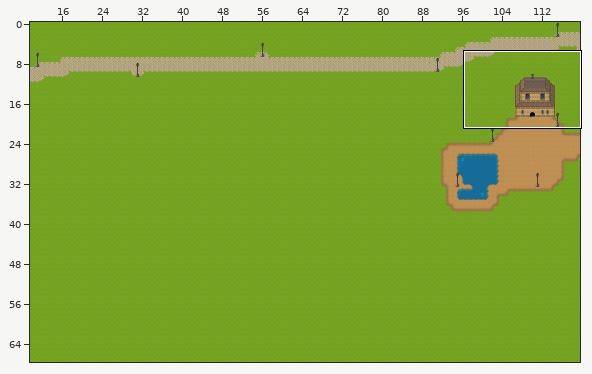
Tiled map (JSON): assets/maps/west.json. Above, an overview of the earlier version with the close-up marked.
Close-up. Before the commit:
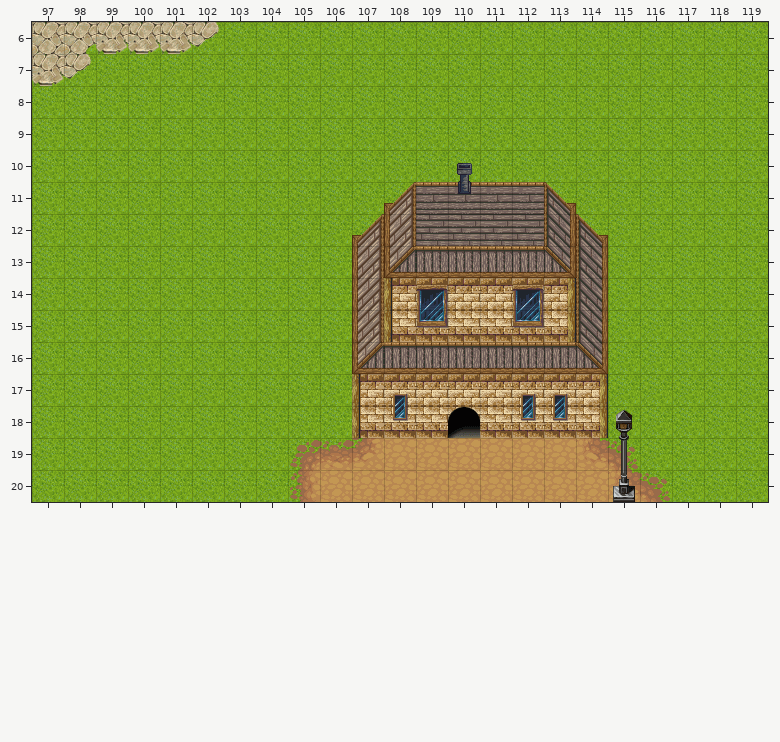
Cells are 32x32 px. Shown: x 97..119, y 6..20. The commit also changed other parts of the map, which this record leaves out.
New version:
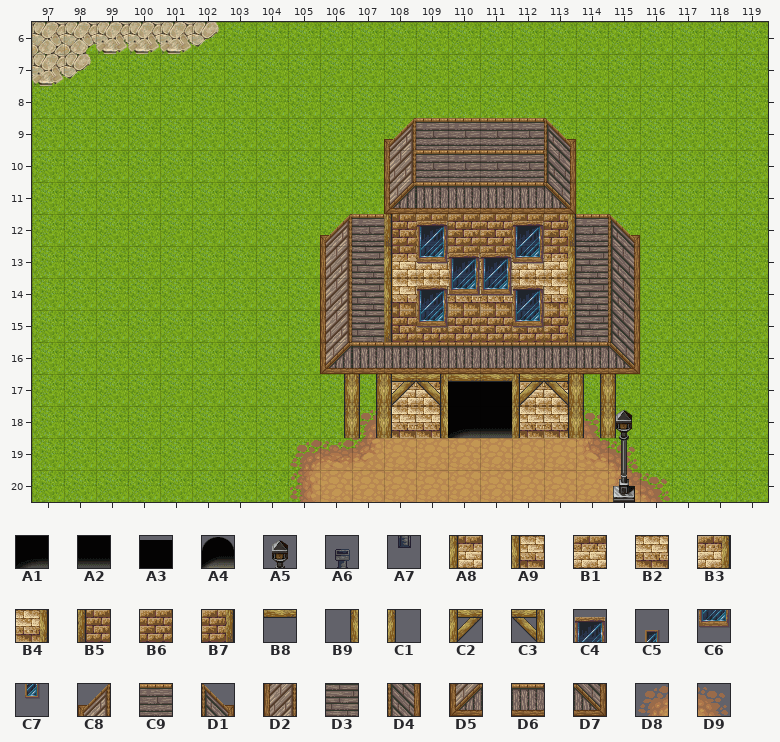
Key: from "freetileset": A1 963, A2 964, A3 965, A4 966, A5 1540; from "hyptosis_til-art-batch-2": A6 679, A7 709; from "magecity v1": A8 35, A9 35 flipped up-down, B1 36, B2 36 flipped up-down, B3 37, B4 37 flipped up-down, B5 40, B6 41, B7 42, B8 101, B9 101 flipped on the other diagonal, C1 101 turned 270, C2 102, C3 102 flipped left-right, C4 153, C5 155, C6 161, C7 163, C8 184, C9 185, D1 186, D2 192, D3 193, D4 194, D5 200, D6 201, D7 202; from "terrain": D8 42, D9 44.
__ is an empty cell.
Tiles replaced or removed in this view: A4, A5, A6, A7, A8, A9, B1, B2, B3, B4, C5, C7, C8, C9, D1, D2, D3, D4, D5, D6, D7.
The edit:
Changed rows in their new state; .. is an unchanged cell.
Layer "Ground2":
first column x 107:
18 D8 .. .. .. .. .. .. D9
Layer "Ground3":
first column x 107:
12 .. B5 B6 B6 B6 B6 B7 ..
13 __ A8 B1 B1 B1 B1 B3 __
14 __ A9 B2 B2 B2 B2 B4 __
15 __ B5 B6 B6 B6 B6 B7 __
16 __ .. .. .. .. .. .. __
17 __ .. .. .. .. .. .. __
18 __ .. .. .. .. .. .. __
Layer "Mask":
first column x 108:
13 __ __ __ __ __ __
14 __ __ __ __ __ __
15 __ __ __ __ __ __
17 .. .. A3 A3 .. ..
18 .. .. A1 A2 .. ..
Layer "Mask2":
first column x 108:
12 .. C4 .. .. C4 ..
13 .. C6 C4 C4 C6 ..
14 .. .. C6 C6 .. ..
17 C2 C3 B8 B8 C2 C3
18 C1 B9 __ .. C1 B9
Layer "Fringe":
first column x 106:
 9 .. .. C8 C9 C9 C9 C9 D1 .. ..
10 .. .. D2 C9 C9 C9 C9 D4 .. ..
11 .. .. D5 D6 D6 D6 D6 D7 .. ..
12 C8 C9 __ __ __ __ __ __ C9 D1
13 D2 D3 .. .. .. .. .. .. D3 D4
14 D2 D3 .. .. .. .. .. .. D3 D4
15 D2 D3 .. .. .. .. .. .. D3 D4
16 D5 D6 .. .. .. .. .. .. D6 D7
17 B9 C1 .. .. .. .. .. .. B9 C1
18 B9 C1 .. .. .. .. .. .. B9 C1
Layer "Fringe2":
first column x 110:
10 __
11 __
first column x 107:
17 B9 .. .. .. .. .. .. C1 ..
18 B9 .. .. .. .. .. .. C1 A5
